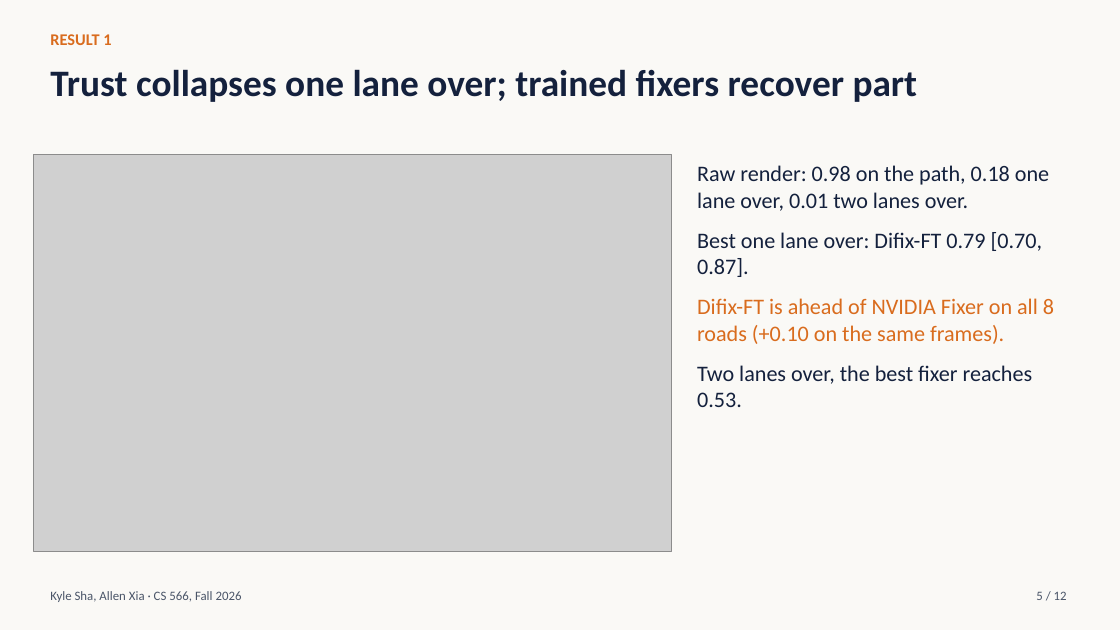
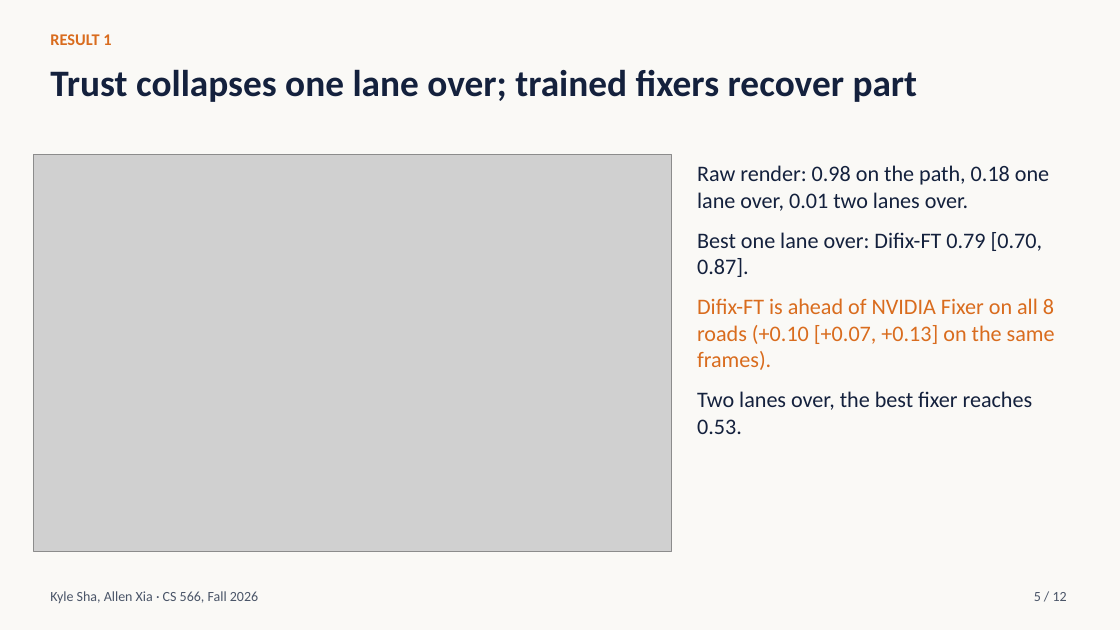
Before and after one commit to ksha23/cs566-drive-sim, a slide deck: slide 5 of docs/cs566_drive_sim_talk.pptx. Drawn at 1120x630 pixels with LibreOffice and Linux fonts; fonts in the diff are those of the drawing; grey boxes stand for pictures. Boxes give left, top, right and bottom in pixels: in the first picture for what was removed or moved away, otherwise in the second. Text is boxed around its words. In the diff, an @@ line names an element or a change of style, - is before the commit and + after.

```diff
--- a/docs/cs566_drive_sim_talk.pptx
+++ b/docs/cs566_drive_sim_talk.pptx
@@ text at (697,298,1055,370): text changed @@
-Difix-FT is ahead of NVIDIA Fixer on all 8 roads (+0.10 on the same frames).
+Difix-FT is ahead of NVIDIA Fixer on all 8 roads (+0.10 [+0.07, +0.13] on the same frames).
@@ text "Kyle Sha, Allen Xia · ..." at (50,591,258,603): size 11 to 12 pt @@
@@ text "5 / 12" at (1034,592,1067,601): size 11 to 12 pt @@
```
Also in this commit, not shown: 11 other slides changed, 2 other files.
